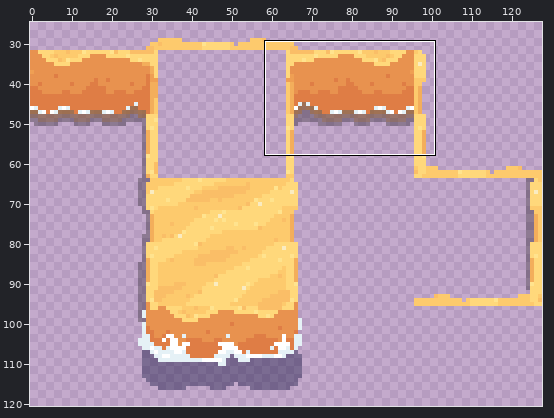
Two versions of one pixel-art file, main/overworld/overworld_map/beach/sand_sheet.aseprite. The picture above shows the old version from afar; the outline marks the close-up.
Close-up. As it was:
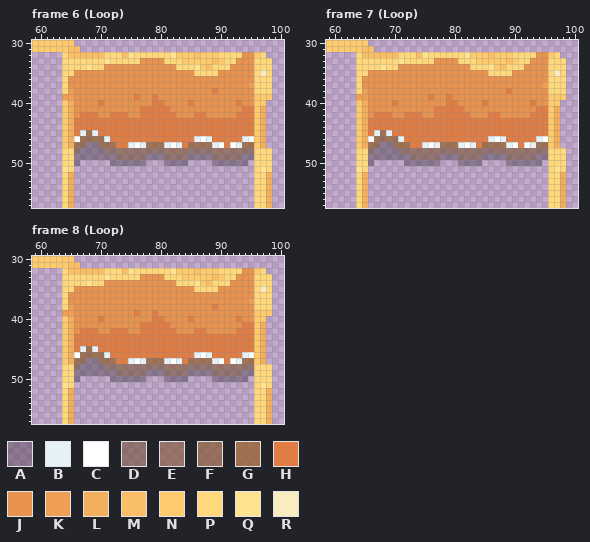
128x128 pixels, 8 frames. Colours within 5 levels of each other are drawn and written as one. Shown: frame 6 (Loop): x 59..100, y 30..57; frame 7 (Loop): x 59..100, y 30..57; frame 8 (Loop): x 59..100, y 30..57. The wide view leaves out empty margins. The commit also changed other frames or places, which this record leaves out.
Visible layers, top first: "Layer", "Layer 1" opacity 40%.
Palette (. is transparent): A #00000048  B #e5f1f6  C #ffffff  D #67442186  E #7a502996  F #83552bae  G #966333c8  H #df7d45  J #e8924f  K #ef9f53  L #f3ae5b  M #fabe67  N #fdca6d  P #ffd87b  Q #ffe38e  R #faecc1
Pixels before, frame 6 (Loop), first column x 59:
30 NNNNNNN.................................
31 NNNNNNMM................................
32 .....PMMMMMMPPPMQPPPPPPQNNNMNNNPPPPJJNP.
33 .....PPPPPPPQPPPPPJJJJPPPNNNNNMNPPJJJPPP
34 .....PPPPQPPJJJJJJJJJJJJPPPQNMPPPJJJJPPP
35 .....PPJJJJJJJJJJJJJJJJJJJJPPPPJJJJJJPRP
36 .....PJJJJJJJJJJJJJJJJJJJJJJJJJJJJJJJPPP
37 .....PJJJJJJJJJJJJJJJJJJJJJJJJJJJJJJKPPP
38 .....PKJJJJJJJJJJJJJJJJJJJJJJJHJJJJJJPPP
39 .....KKJJJJJJJJJJHJJHJJJJJJJJJJJJJJJJNNN
40 .....NLJJJJHJJJJJJJJHHJJJJHJJJJJJJHJJNN.
41 .....NLJJJJJJJJJJJHHHHHJJJJJJJJJJJJHHNL.
42 .....NLJHHHJJHHHJJHHHHHHJJJHHJJJJJHHHNL.
43 .....NLHHHHHHHHHHHHHHHHHHHHHHHHHHHHHHNL.
44 .....NLHHHHHHHHHHHHHHHHHHHHHHHHHHHHHHNL.
45 .....NLHBGBHHHHHHHHHHHHHHHHHHHHHHHHHHNL.
46 .....NLCGFGGBHHHHHHHHHHHHHHBCBHHHHHBCNL.
47 .....NLGFAAFGGHHBCBGGGBCBHGGGGBCHCBGGNL.
48 .....PPDAAAADDEEEEEDDDEEEEDDDDEEEEEDDPPP
49 .....PPAAAAAAADDDDDAAADDDDAAAADDDDDAAPPP
50 .....PPA.....AAAAAA...AAAA....AAAAAA.PPP
51 .....QP..............................PQP
52 .....PL..............................PPL
53 .....PL..............................PPL
54 .....PL..............................PPL
55 .....PL..............................PPL
56 .....PL..............................PPL
57 .....PL..............................PPL
Pixels before, frame 7 (Loop), first column x 59:
30 NNNNNNN.................................
31 NNNNNNMM................................
32 .....PMMMMMMPPPMQPPPPPPQNNNMNNNPPPPJJNP.
33 .....PPPPPPPQPPPPPJJJJPPPNNNNNMNPPJJJPPP
34 .....PPPPQPPJJJJJJJJJJJJPPPQNMPPPJJJJPPP
35 .....PPJJJJJJJJJJJJJJJJJJJJPPPPJJJJJJPRP
36 .....PJJJJJJJJJJJJJJJJJJJJJJJJJJJJJJJPPP
37 .....PJJJJJJJJJJJJJJJJJJJJJJJJJJJJJJKPPP
38 .....PKJJJJJJJJJJJJJJJJJJJJJJJHJJJJJJPPP
39 .....KKJJJJJJJJJJHJJHJJJJJJJJJJJJJJJJNNN
40 .....NLJJJJHJJJJJJJJHHJJJJHJJJJJJJHJJNN.
41 .....NLJJJJJJJJJJJHHHHHJJJJJJJJJJJJHHNL.
42 .....NLJHHHJJHHHJJHHHHHHJJJHHJJJJJHHHNL.
43 .....NLHHHHHHHHHHHHHHHHHHHHHHHHHHHHHHNL.
44 .....NLHHHHHHHHHHHHHHHHHHHHHHHHHHHHHHNL.
45 .....NLHBGBHHHHHHHHHHHHHHHHHHHHHHHHHHNL.
46 .....NLCGFGGBHHHHHHHHHHHHHHBCBHHHHHBCNL.
47 .....NLGFAAFGGHHBCBGGGBCBHGGGGBCHCBGGNL.
48 .....PPDAAAADDEEEEEDDDEEEEDDDDEEEEEDDPPP
49 .....PPAAAAAAADDDDDAAADDDDAAAADDDDDAAPPP
50 .....PPA.....AAAAAA...AAAA....AAAAAA.PPP
51 .....QP..............................PQP
52 .....PL..............................PPL
53 .....PL..............................PPL
54 .....PL..............................PPL
55 .....PL..............................PPL
56 .....PL..............................PPL
57 .....PL..............................PPL
Pixels before, frame 8 (Loop), first column x 59:
30 NNNNNNN.................................
31 NNNNNNMM................................
32 .....PMMMMMMPPPMQPPPPPPQNNNMNNNPPPPJJNP.
33 .....PPPPPPPQPPPPPJJJJPPPNNNNNMNPPJJJPPP
34 .....PPPPQPPJJJJJJJJJJJJPPPQNMPPPJJJJPPP
35 .....PPJJJJJJJJJJJJJJJJJJJJPPPPJJJJJJPRP
36 .....PJJJJJJJJJJJJJJJJJJJJJJJJJJJJJJJPPP
37 .....PJJJJJJJJJJJJJJJJJJJJJJJJJJJJJJKPPP
38 .....PKJJJJJJJJJJJJJJJJJJJJJJJHJJJJJJPPP
39 .....KKJJJJJJJJJJHJJHJJJJJJJJJJJJJJJJNNN
40 .....NLJJJJHJJJJJJJJHHJJJJHJJJJJJJHJJNN.
41 .....NLJJJJJJJJJJJHHHHHJJJJJJJJJJJJHHNL.
42 .....NLJHHHJJHHHJJHHHHHHJJJHHJJJJJHHHNL.
43 .....NLHHHHHHHHHHHHHHHHHHHHHHHHHHHHHHNL.
44 .....NLHHHHHHHHHHHHHHHHHHHHHHHHHHHHHHNL.
45 .....NLHBGBHHHHHHHHHHHHHHHHHHHHHHHHHHNL.
46 .....NLCGFGGBHHHHHHHHHHHHHHBCBHHHHHBCNL.
47 .....NLGFAAFGGHHBCBGGGBCBHGGGGBCHCBGGNL.
48 .....PPDAAAADDEEEEEDDDEEEEDDDDEEEEEDDPPP
49 .....PPAAAAAAADDDDDAAADDDDAAAADDDDDAAPPP
50 .....PPA.....AAAAAA...AAAA....AAAAAA.PPP
51 .....QP..............................PQP
52 .....PL..............................PPL
53 .....PL..............................PPL
54 .....PL..............................PPL
55 .....PL..............................PPL
56 .....PL..............................PPL
57 .....PL..............................PPL
Now the later version:
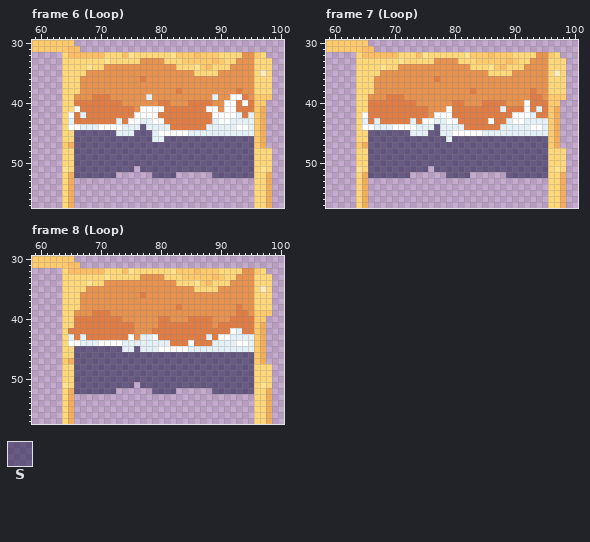
Colours new in this view: S #10103d83
The exact change:
layer "shadow" opacity 51% added
layer "main" added
layer "rim" added
layer "Layer" removed
Changed rows in their new state; - is an unchanged pixel.
Frame 6 (Loop), layers "rim", "main", "shadow":
first column x 64:
35 --PP----------------------------
36 -PP----------H------------------
37 -PP----------------------------J
38 -PP----------------H-----J---H--
39 PP---HHH----J-BJ---------B--CCH-
40 PPHHHH-HHH-----J-H----HHH--CC-CH
41 PPCHHHHHHHHH-CCCC-HHHHHHCC-CCH--
42 PCHB--HH---HCCCC---HHH--HCCCCB-B
43 PB-------B-CCBBCC--------BCCBBBB
44 PCCBBBCCCCBBBSBBBB------BBBBBCCB
45 PPSSSSSSSBBBSSSBCCCCCBBBBBBBBBBB
46 PPSSSSSSSSSSSSSBBSSSSSSSSSSSSSSS
47 --SSSSSSSSSSSSSSSSSSSSSSSSSSSSSS
48 --SSSSSSSSSSSSSSSSSSSSSSSSSSSSSS
49 --SSSSSSSSSSSSSSSSSSSSSSSSSSSSSS
50 --SSSSSSSSSSSSSSSSSSSSSSSSSSSSSS
51 --SSSSSSSSSS-SSSSSSSSSSSSSSSSSSS
52 --SSSSSSS------SSSS------SSSSSSS
Frame 7 (Loop), layers "rim", "main", "shadow":
first column x 64:
35 --PP----------------------------
36 -PP----------H------------------
37 -PP----------------------------J
38 -PP----------------H-----J---H--
39 PP---HHH----J--J-------------HH-
40 PPHHHH-HHH-----J-H----HHH---C-HH
41 PPHHHHHHHHHH-JJC--HHHHHHBHHHCHB-
42 PCH---HH---H-CCC---HHH--HHCCCB--
43 PB-B-----B-CCBBCC-----C--BCCBBBB
44 PCCBBBCCCCBBBSBBBB------BBBBBCCB
45 PPSSSSSSSBBBSSBBCCCCCBBBBBBBBBBB
46 PPSSSSSSSSSSSSSBSSSSSSSSSSSSSSSS
47 --SSSSSSSSSSSSSSSSSSSSSSSSSSSSSS
48 --SSSSSSSSSSSSSSSSSSSSSSSSSSSSSS
49 --SSSSSSSSSSSSSSSSSSSSSSSSSSSSSS
50 --SSSSSSSSSSSSSSSSSSSSSSSSSSSSSS
51 --SSSSSSSSSS-SSSSSSSSSSSSSSSSSSS
52 --SSSSSSS------SSSS------SSSSSSS
Frame 8 (Loop), layers "rim", "main", "shadow":
first column x 64:
35 --PP----------------------------
36 -PP----------H------------------
37 -PP----------------------------J
38 -PP----------------H-----J---H--
39 PP---HHH----J--J-------------HH-
40 PPHHHH-HHH-----J-H----HHH---H-HH
41 PPHHHHHHHHHH-JJJ--HHHHHHH-HHHH--
42 PHH---HH---H-JJ----HHH--HHHHCB--
43 PB-B-------CJBBC--------B-CCBBBB
44 PCCBBBCCCCBBBBBBBB---C---BBBBCCB
45 PPSSSSSSSSBBSBBBCCCCCBBBBBBBBBBB
46 PPSSSSSSSSSSSSSSSSSSSSSSSSSSSSSS
47 --SSSSSSSSSSSSSSSSSSSSSSSSSSSSSS
48 --SSSSSSSSSSSSSSSSSSSSSSSSSSSSSS
49 --SSSSSSSSSSSSSSSSSSSSSSSSSSSSSS
50 --SSSSSSSSSSSSSSSSSSSSSSSSSSSSSS
51 --SSSSSSSSSS-SSSSSSSSSSSSSSSSSSS
52 --SSSSSSS------SSSS------SSSSSSS
